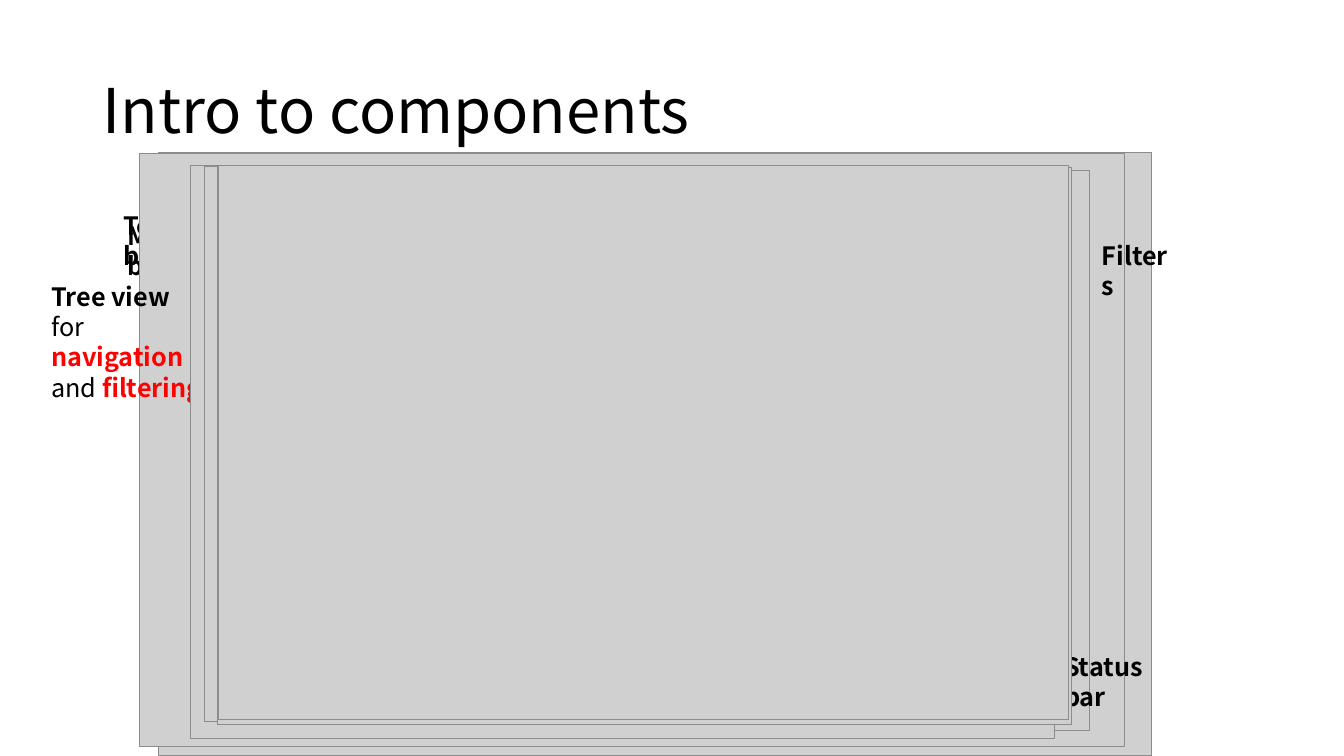
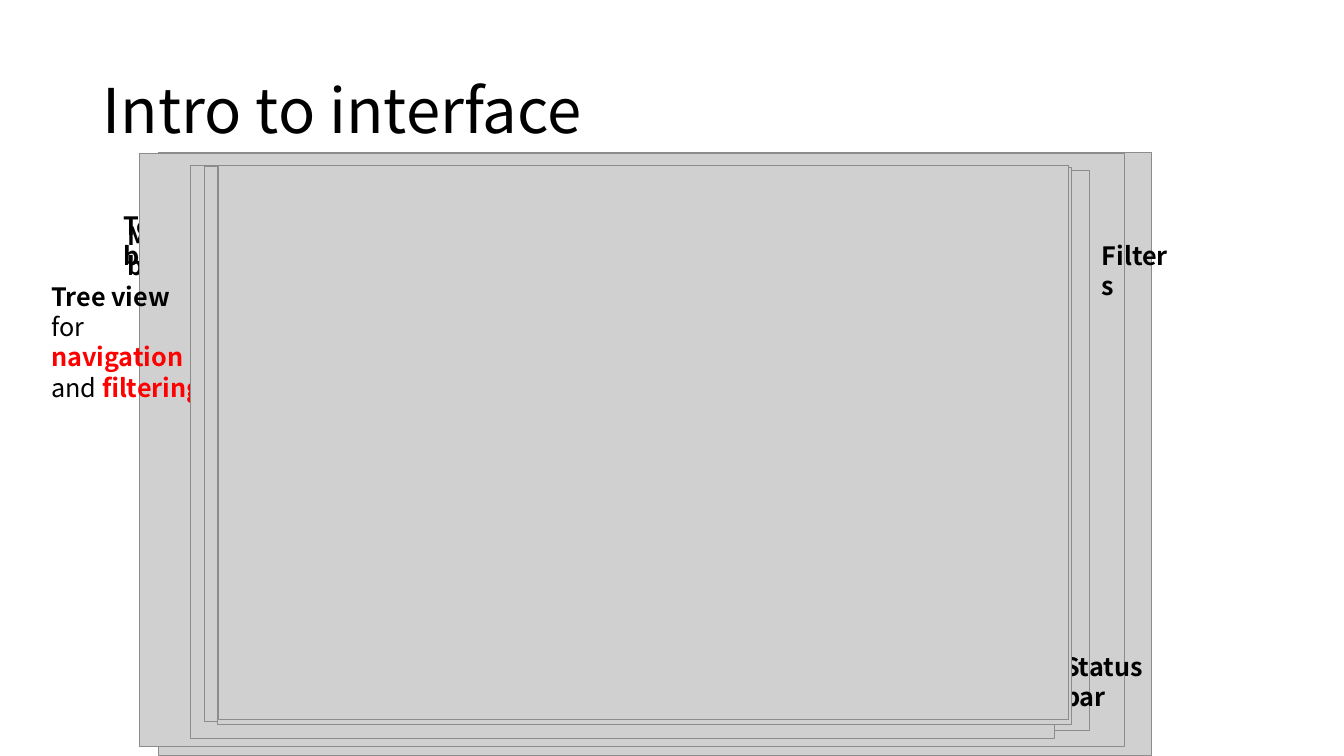
Before and after one commit to kristol07/Csharp--, a slide deck: slide 4 of EmployeeHealthRecord.WFApp.v3/Presentation/Presentation-2020-04-28.pptx. Drawn at 1344x756 pixels with LibreOffice and Linux fonts; fonts in the diff are those of the drawing; grey boxes stand for pictures. Boxes give left, top, right and bottom in pixels: in the first picture for what was removed or moved away, otherwise in the second. Text is boxed around its words. In the diff, an @@ line names an element or a change of style, - is before the commit and + after.

```diff
--- a/EmployeeHealthRecord.WFApp.v3/Presentation/Presentation-2020-04-28.pptx
+++ b/EmployeeHealthRecord.WFApp.v3/Presentation/Presentation-2020-04-28.pptx
@@ title at (102, 83, 581, 134): text changed @@
-Intro to components
+Intro to interface
```
Also in this commit, not shown: 4 other slides changed, 1 other file.
